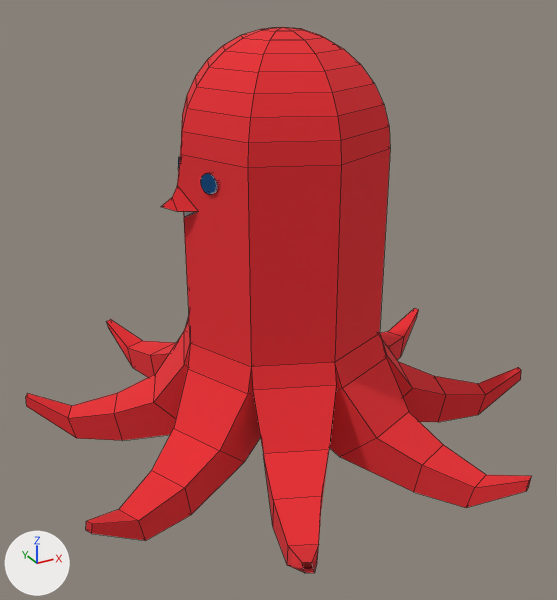
A saved change to the FBX model SourceArt/Alien.fbx.
Rendered twice from a camera (50 mm lens) standing at (-0.929, -1.672, 1.2) and looking at (-0.032, -0.04, 0.384). Every picture has the same lights, and +X, +Y and +Z are marked at lower left. Mesh edges are drawn as thin lines. Where no turn or scale is listed for an object, it has been applied to the vertices. Vertices at the same position are counted once.
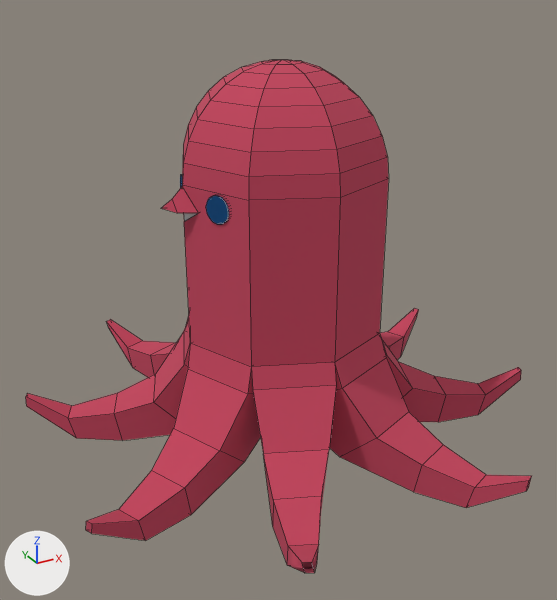
Boxes (x1, y1, x2, y2) around the edits, measured in the pictures (557 x 600 px; the box of a moved part takes in the faces that stretch with it):
'Sphere', recoloured, reshaped (6% shorter)
    before: (26, 27, 532, 573)
    after: (26, 60, 532, 573)
part 1 of me_sphere, moved or reshaped
    before: (201, 173, 218, 194)
    after: (206, 195, 229, 224)
part 2 of me_sphere, moved or reshaped
    before: (181, 27, 390, 367)
    after: (182, 60, 389, 367)
part 3 of me_sphere, moved or reshaped
    before: (184, 212, 197, 217)
    after: (184, 213, 198, 221)
part 4 of me_sphere, moved or reshaped
    before: (172, 145, 251, 366)
    after: (172, 170, 251, 366)

What changed in the scene script:
```text
Change mat_material_001:
    mat_material_001.base_color: (0.8, 0.0242, 0.0306) -> (0.538, 0.0563, 0.107)  # red #e72b31 -> red #c2435c
Change me_sphere:
    where me_sphere.from_pydata(...)  # 386 vertices, 316 faces; spans x -0.65..0.676, y -0.672..0.638, z -0.968..0.123
    used by ob_sphere; location = (0.0, 0.017, 0.935)
    me_sphere part 1: the loose piece of 64 vertices spanning x -0.251..-0.206, y -0.128..-0.073, z -0.224..-0.176 is scaled about its middle by 1.4, then moved by (0.016, -0.016, -0.059)
    me_sphere part 2: all 65 vertices in x -0.269..0.269, y -0.286..0.252, z -0.146..0.123 are moved by (0.0, 0.0, -0.074)
    me_sphere part 3: the 1 vertex in x -0.269, y -0.017, z -0.299 is moved by (0.0, 0.0, -0.011)
    me_sphere part 4: the 1 vertex in x -0.282, y -0.017, z -0.218 is moved by (0.012, 0.0, -0.004)
```
